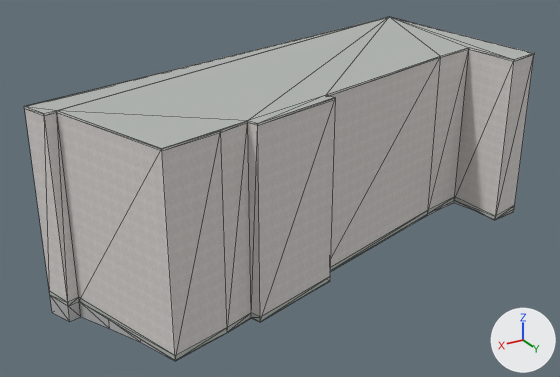
The Blender file assets/blender/buildings/osm-way-293949907.blend as it was, and as the next commit left it.
One viewpoint serves both versions: a 50 mm lens placed at (35.0, 50.5, 30.9), pointed at (3.4, -2.2, 4.6). The lights are fixed; the arrows at lower right show +X, +Y and +Z. The older version comes first. Mesh edges are drawn as thin lines.

The scene before the commit, as lines of its bpy script (objects in view):
```python
ob_reality_293949907_near_reality_concrete_plinth = bpy.data.objects.new('reality 293949907 near reality concrete plinth', me_reality_293949907_near_reality_concrete_plinth)
ob_reality_293949907_near_reality_concrete_plinth.parent = ob_osm_way_293949907
ob_reality_293949907_near_reality_concrete_plinth.location = (0.0, 0.0, 0.0)
ob_reality_293949907_near_reality_flat_weathered_roof = bpy.data.objects.new('reality 293949907 near reality flat weathered roof', me_reality_293949907_near_reality_flat_weathered_roof)
ob_reality_293949907_near_reality_flat_weathered_roof.parent = ob_osm_way_293949907
ob_reality_293949907_near_reality_flat_weathered_roof.location = (0.0, 0.0, 0.0)
ob_reality_293949907_near_reality_pale_aluminum_sill = bpy.data.objects.new('reality 293949907 near reality pale aluminum sill', me_reality_293949907_near_reality_pale_aluminum_sill)
ob_reality_293949907_near_reality_pale_aluminum_sill.parent = ob_osm_way_293949907
ob_reality_293949907_near_reality_pale_aluminum_sill.location = (0.0, 0.0, 0.0)
# also in view: 'building foundation 293949907' at (2.5, -2.7, -0.8); 'reality 293949907 near reality aged pale plaster' at (2.5, -2.7, 7.5)
```
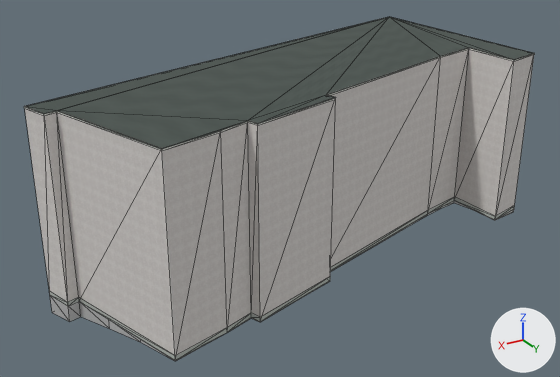
Location of each change, (x1, y1, x2, y2) in pixels of the pictures (560 x 377 px):
'reality 293949907 near reality flat weathered roof', surface changed (darker)
    both: (25, 17, 533, 149)
part 1 of me_reality_293949907_near_reality_pale_aluminum_sill, added
    after: (24, 18, 535, 151)

The change, as a list of edits to the scene's bpy script:
```text
Add img_roof_color_png:
    img_roof_color_png = load_image('roof-color.png', '../../../public/models/architecture/textures/roof-color.png', 256, 256, 'sRGB')
Add img_roof_normal_png:
    img_roof_normal_png = load_image('roof-normal.png', '../../../public/models/architecture/textures/roof-normal.png', 256, 256, 'Non-Color')
Change mat_reality_flat_weathered_roof:
    remove # nodes: BsdfPrincipled, OutputMaterial
    remove # colours: grey #b3b7b4
    nodes: BsdfPrincipled, MixRGB, NormalMap, OutputMaterial, TexImage x2
    colours: white #ffffff
    uses the picture img_roof_color_png
    uses the picture img_roof_normal_png
Change me_reality_293949907_near_reality_pale_aluminum_sill:
    used by ob_reality_293949907_near_reality_pale_aluminum_sill; parent = ob_osm_way_293949907; location = (0.0, 0.0, 0.0)
    remove me_reality_293949907_near_reality_pale_aluminum_sill.from_pydata(...)  # 56 vertices, 28 faces; spans x -18.7..23.7, y -15.4..10.0, z 14.9..15.0
    add me_reality_293949907_near_reality_pale_aluminum_sill.from_pydata(...)  # 112 vertices, 56 faces; spans x -18.7..23.7, y -15.4..10.0, z 14.9..15.0
    me_reality_293949907_near_reality_pale_aluminum_sill part 1: 52 vertices added at x -18.7..23.7, y -15.4..10.0, z 15.0
    other edits to the shape of me_reality_293949907_near_reality_pale_aluminum_sill do not show in these pictures
```
